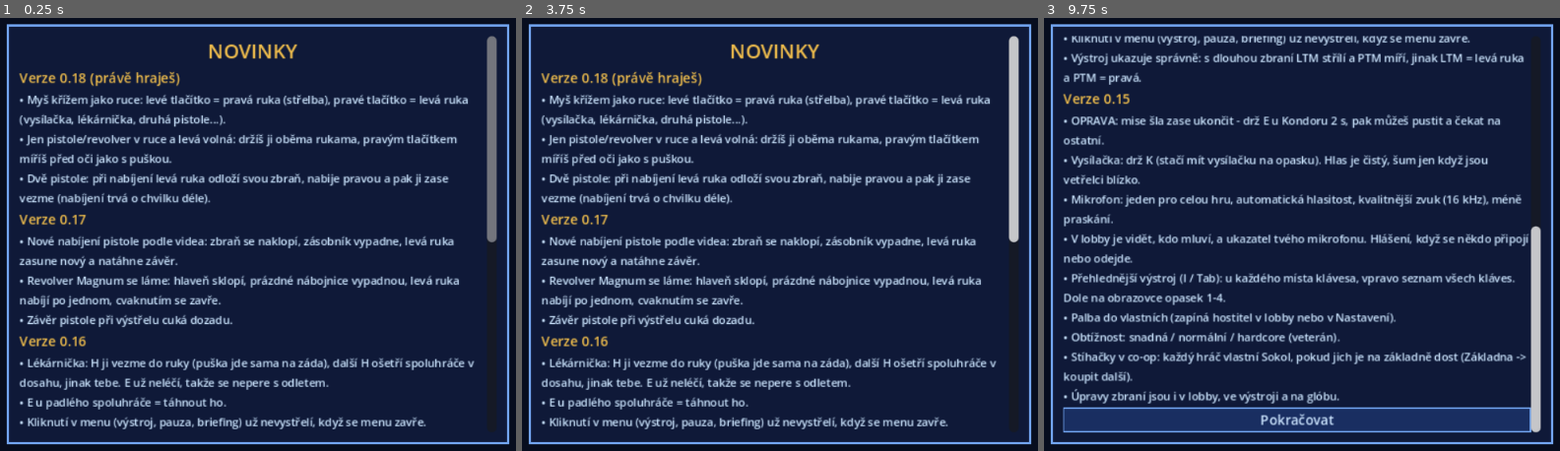
Above: before the commit, frames 1-3 (left to right).
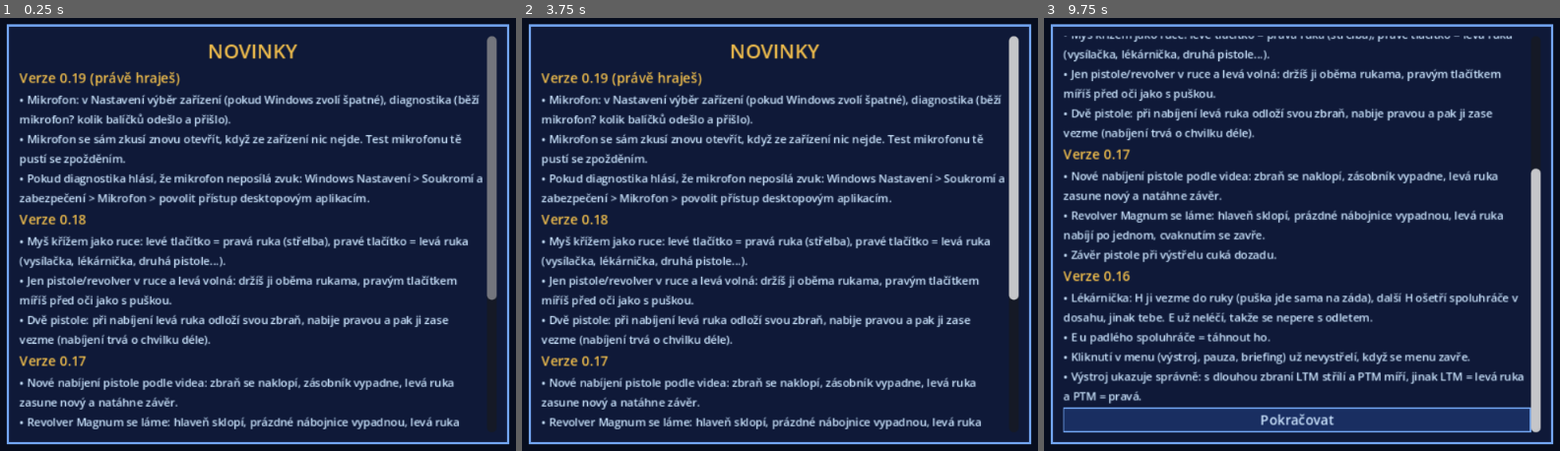
Above: after the commit, the same moments.

Repository: arielistelosbutch/Enemy-Beyond
Game: Godot game, scene res://scenes/Main.tscn
Two runs of this game, one before a commit and one after it. Both use one fixed random seed, a clock stepped at 60 frames per second and the inputs below.
Inputs (mouse positions are in pixels of both pictures, inside the frame that each line leads up to):
- Up to frame 1 (0.25 s): no input
- Up to frame 2 (3.75 s): tap Enter at 0.5, 2, 2.3, 3.5 s; move the mouse to (955, 212) at 0.52 s; press the mouse at (955, 212) at 0.53 s; hold D (move_right) 0.53-1.25 s; tap Space (jump) at 0.77, 1.25, 2.75 s; tap Caps Lock (talk) at 0.8 s; release the mouse at (955, 212) at 1.25 s; drag from (620, 256) to (738, 325) at 1.27 s; move the mouse to (857, 139) at 2.02 s; hold D (move_right) 2.03-2.75 s; hold E (use) 2.03-2.75 s; drag from (738, 325) to (542, 169) at 2.77 s; move the mouse to (1017, 303) at 3.52 s; hold A (move_left) from 3.53 s (still down); hold Right mouse button (aim) from 3.53 s (still down)
- Up to frame 3 (9.75 s): tap Space (jump) at 3.77, 4.25, 6.77 s; tap Caps Lock (talk) at 3.8 s; tap R (reload) at 4.15 s; release A (move_left) at 4.25 s; release Right mouse button (aim) at 4.25 s; drag from (1064, 169) to (1183, 126) at 4.27 s; move the mouse to (1343, 234) at 5.02 s; hold S (move_back) 5.03-5.75 s; hold Enter 5.03-5.75 s; tap 2 (belt2) at 5.1 s; click (1343, 234) at 5.17 s; drag from (1183, 126) to (1142, 256) at 5.77 s; move the mouse to (1477, 212) at 6.52 s; hold W (move_forward) 6.53-7.25 s; hold Caps Lock (talk) 6.53-7.25 s; tap 4 (belt4) at 6.6 s; drag from (1142, 256) to (1260, 325) at 7.27 s; move the mouse to (1379, 139) at 8.02 s; press the mouse at (1379, 139) at 8.03 s; hold S (move_back) 8.03-8.75 s; tap Enter at 8.3 s; release the mouse at (1379, 139) at 8.75 s; drag from (1260, 325) to (1064, 169) at 8.77 s; move the mouse to (1539, 303) at 9.52 s; hold W (move_forward) from 9.53 s (still down); hold Caps Lock (talk) from 9.53 s (still down); tap F (flashlight) at 9.6 s; click (1539, 303) at 9.67 s

The runs differ from the first frame. In frame 1, 14% of the frame differs, in the area x 3-97%, y 13-95%; in frame 2, 14%; in frame 3, 21%, in the area x 3-97%, y 4-90%.

Commit message:
Enemy Beyond 0.19: diagnostika a výběr mikrofonu, opakované otevření, tichá sběrnice místo ztlumené
Co-Authored-By: Claude Opus 5.5 <noreply@anthropic.com>
Claude-Session: https://claude.ai/code/session_01EAk7UDZdciQuxvQV6RdKX6

Diff:
--- a/changelog.json
+++ b/changelog.json
@@ -1,4 +1,9 @@
 {
+ "0.19": [
+  "Mikrofon: v Nastavení výběr zařízení (pokud Windows zvolí špatné), diagnostika (běží mikrofon? kolik balíčků odešlo a přišlo).",
+  "Mikrofon se sám zkusí znovu otevřít, když ze zařízení nic nejde. Test mikrofonu tě pustí se zpožděním.",
+  "Pokud diagnostika hlásí, že mikrofon neposílá zvuk: Windows Nastavení > Soukromí a zabezpečení > Mikrofon > povolit přístup desktopovým aplikacím."
+ ],
  "0.18": [
   "Myš křížem jako ruce: levé tlačítko = pravá ruka (střelba), pravé tlačítko = levá ruka (vysílačka, lékárnička, druhá pistole...).",
   "Jen pistole/revolver v ruce a levá volná: držíš ji oběma rukama, pravým tlačítkem míříš před oči jako s puškou.",
--- a/scripts/boot.gd
+++ b/scripts/boot.gd
@@ -8,7 +8,7 @@
 const UPDATE_PCK := "user://update.pck"
 const UPDATE_INFO := "user://update.json"
 ## The version built into this .exe (the update must be newer to be used).
-const BUILD_VERSION := "0.18"
+const BUILD_VERSION := "0.19"
 
 var update_version := ""
 
--- a/scripts/game.gd
+++ b/scripts/game.gd
@@ -2,8 +2,8 @@
 ## Enemy Beyond - global state: controls, the mercenary's profile, item rules,
 ## shared materials and sounds.
 
-const VERSION := "0.18 prototyp"
-const VERSION_NUM := "0.18"
+const VERSION := "0.19 prototyp"
+const VERSION_NUM := "0.19"
 
 # ---- items (like UFO: every item has weight; hands, belt and backpack hold them) ----
 const ITEMS := {
@@ -418,6 +418,7 @@
 		mic_gate = cf.get_value("voice", "gate", 0.03)
 		mimic_ok = cf.get_value("voice", "mimic", true)
 		mic_gain = cf.get_value("voice", "gain", 1.0)
+		mic_device = cf.get_value("voice", "device", "")
 		friendly_fire = cf.get_value("game", "friendly_fire", true)
 		music_volume = cf.get_value("game", "music_volume", 0.7)
 		tactical_music = cf.get_value("game", "tactical_music", false)
@@ -441,6 +442,7 @@
 	cf.set_value("voice", "gate", mic_gate)
 	cf.set_value("voice", "mimic", mimic_ok)
 	cf.set_value("voice", "gain", mic_gain)
+	cf.set_value("voice", "device", mic_device)
 	cf.set_value("game", "friendly_fire", friendly_fire)
 	cf.set_value("game", "music_volume", music_volume)
 	cf.set_value("game", "tactical_music", tactical_music)
@@ -548,6 +550,7 @@
 var mic_gate := 0.03       # voice activation threshold (open mic)
 var friendly_fire := true   # host's choice: bullets hit teammates too
 var mic_gain := 1.0        # own microphone loudness (x0.5 .. x4)
+var mic_device := ""       # input device name ("" = system default)
 var mic_level := 0.0       # live level for the meter (set by whoever reads the mic)
 var voice_volumes := {}    # teammate name -> 0..2 (how loud I hear them)
 func peer_volume(player_name: String) -> float:
--- a/scripts/hud.gd
+++ b/scripts/hud.gd
@@ -901,12 +901,42 @@
 	meter.custom_minimum_size = Vector2(200, 6)
 	meter.add_theme_stylebox_override("fill", _meter_fill())
 	box.add_child(meter)
+	var lv: Node = Net.get_node_or_null("LobbyVoice")
+	# which microphone (Windows sometimes picks a wrong or disabled default)
+	var dev := OptionButton.new()
+	dev.focus_mode = Control.FOCUS_NONE
+	dev.add_theme_font_size_override("font_size", 9)
+	dev.clip_text = true
+	dev.custom_minimum_size = Vector2(200, 0)
+	var devs: Array = ["Default"] + Array(AudioServer.get_input_device_list()).filter(func(d): return d != "Default")
+	for i in devs.size():
+		dev.add_item(("Mikrofon: výchozí ve Windows" if devs[i] == "Default" else "Mikrofon: " + String(devs[i])))
+		if (Game.mic_device == "" and devs[i] == "Default") or devs[i] == Game.mic_device:
+			dev.select(i)
+	dev.item_selected.connect(func(i):
+		Game.mic_device = "" if devs[i] == "Default" else String(devs[i])
+		Game.save_settings()
+		if lv: lv.reopen())
+	box.add_child(dev)
+	var diag := Label.new()
+	diag.add_theme_font_size_override("font_size", 8)
+	diag.autowrap_mode = TextServer.AUTOWRAP_WORD
+	diag.custom_minimum_size = Vector2(200, 0)
+	box.add_child(diag)
 	var tick := Timer.new()
 	tick.wait_time = 0.05
 	tick.autostart = true
-	tick.timeout.connect(func(): meter.value = clampf(Game.mic_level * 6.0, 0.0, 1.0))
+	tick.timeout.connect(func():
+		meter.value = clampf(Game.mic_level * 6.0, 0.0, 1.0)
+		if lv:
+			var state := "mikrofon zavřený (otevře se v co-op hře nebo testem)"
+			if lv.mic:
+				if lv.frames_in == 0 and Time.get_ticks_msec() - lv.opened_at > 1500:
+					state = "MIKROFON NEPOSÍLÁ ZVUK - Windows: Nastavení > Soukromí > Mikrofon > povolit desktopovým aplikacím; nebo vyber jiné zařízení výše"
+				else:
+					state = "mikrofon běží (%d vzorků/s)" % lv.frames_in
+			diag.text = "%s\nOdesláno balíčků: %d, přijato: %d" % [state, lv.sent, lv.received])
 	meter.add_child(tick)
-	var lv: Node = Net.get_node_or_null("LobbyVoice")
 	var tb := Button.new()
 	tb.add_theme_font_size_override("font_size", 9)
 	tb.focus_mode = Control.FOCUS_NONE
--- a/scripts/lobby_voice.gd
+++ b/scripts/lobby_voice.gd
@@ -18,6 +18,16 @@
 var talking := false
 var _mission_feed := PackedFloat32Array()   # what the mission's Voice takes each frame
 var _agc := 1.0                              # automatic gain: quiet mics get louder, loud ones calmer
+# diagnostics for the settings screen: is the microphone delivering, is anything going out / coming in
+var frames_in := 0          # raw microphone frames in the last second
+var _frames_acc := 0
+var _stat_t := 0.0
+var sent := 0
+var received := 0
+var opened_at := 0
+var _retries := 0
+var _since_open := 0
+var dbg_rx := PackedFloat32Array()
 
 func _ready() -> void:
 	name = "LobbyVoice"
@@ -32,7 +42,7 @@
 		return false
 	if testing:
 		return true
-	if Game.voice_mode == "off" or Game.autotest() != "":
+	if Game.voice_mode == "off" or (Game.autotest() != "" and not Game.autotest().begins_with("mic")):
 		return false
 	return Net.is_online() or _in_mission()
 
@@ -47,6 +57,8 @@
 	if want and mic == null:
 		_open()
 	elif not want and mic != null:
+		if Game.autotest() != "":
+			print("[MIC] closing: online=%s mission=%s mode=%s scene=%s" % [Net.is_online(), _in_mission(), Game.voice_mode, get_tree().current_scene.name if get_tree().current_scene else "-"])
 		mic.queue_free()
 		mic = null
 		capture = null
@@ -56,6 +68,18 @@
 		return
 	var fresh := PackedFloat32Array()
 	var n := capture.get_frames_available() if capture else 0
+	_frames_acc += n
+	# Windows sometimes opens the device silently dead: try again a few times
+	_since_open += n
+	if _since_open == 0 and Time.get_ticks_msec() - opened_at > 2500 and _retries < 3:
+		_retries += 1
+		reopen()
+		return
+	_stat_t += delta
+	if _stat_t >= 1.0:
+		frames_in = int(_frames_acc / _stat_t)
+		_frames_acc = 0
+		_stat_t = 0.0
 	if n > 0:
 		var buf := capture.get_buffer(n)
 		var ratio := AudioServer.get_mix_rate() / float(Voice.RATE)
@@ -99,6 +123,7 @@
 		var part := _acc.slice(0, chunk)
 		_acc = _acc.slice(chunk)
 		_lobby_voice.rpc(Voice.encode(part))
+		sent += 1
 
 ## Automatic level: speech brought to a steady loudness (target RMS ~0.12), hiss below
 ## the gate is not pumped up, a soft limiter keeps shouts from clipping.
@@ -122,12 +147,30 @@
 		out[i] = x / (1.0 + absf(x) * 0.6)       # soft limiter
 	return out
 
+## The microphone the player picked in the settings (or the system default).
+static func apply_device() -> void:
+	var want: String = Game.mic_device
+	if want != "" and want in AudioServer.get_input_device_list():
+		AudioServer.input_device = want
+	else:
+		AudioServer.input_device = "Default"
+
+## Close and reopen (after choosing another device).
+func reopen() -> void:
+	if mic:
+		mic.queue_free()
+		mic = null
+		capture = null
+
 func _open() -> void:
+	apply_device()
+	opened_at = Time.get_ticks_msec()
+	_since_open = 0
 	if AudioServer.get_bus_index("Mic") < 0:
 		AudioServer.add_bus()
 		var i := AudioServer.bus_count - 1
 		AudioServer.set_bus_name(i, "Mic")
-		AudioServer.set_bus_mute(i, true)
+		AudioServer.set_bus_volume_db(i, -80.0)   # silent, but the capture still hears it (some systems give a muted bus nothing)
 		var cap := AudioEffectCapture.new()
 		cap.buffer_length = 0.6      # a slow frame (map loading) must not lose speech
 		AudioServer.add_bus_effect(i, cap)
@@ -172,6 +215,7 @@
 	if _in_mission():
 		return
 	var from := multiplayer.get_remote_sender_id()
+	received += 1
 	if not _chan.has(from) or not is_instance_valid(_chan[from]["player"]):
 		var ap := AudioStreamPlayer.new()
 		var g := AudioStreamGenerator.new()
@@ -192,6 +236,8 @@
 			pb0.push_buffer(pad)
 	ch["last"] = Time.get_ticks_msec()
 	var smp := Voice.decode(bytes)
+	if Game.autotest().begins_with("mic"):
+		dbg_rx.append_array(smp)
 	var fr := PackedVector2Array()
 	fr.resize(smp.size())
 	for i in smp.size():
--- a/scripts/main_menu.gd
+++ b/scripts/main_menu.gd
@@ -965,6 +965,25 @@
 			Game.merc["name"] = "Wingman"
 			await get_tree().create_timer(1.0).timeout
 			Net.join("127.0.0.1", int(Game.cmd_arg("port", str(Net.PORT))))
+		"michost", "micclient":
+			Game.voice_mode = "open"
+			Game.merc["name"] = "Host" if Game.autotest() == "michost" else "Klient"
+			if Game.autotest() == "michost":
+				Net.host(int(Game.cmd_arg("port", str(Net.PORT))))
+			else:
+				await get_tree().create_timer(1.5).timeout
+				Net.join("127.0.0.1", int(Game.cmd_arg("port", str(Net.PORT))))
+			var lv: Node = Net.get_node("LobbyVoice")
+			for i in (8 if Game.autotest() == "micclient" or Game.cmd_arg("tomission", "") != "1" else 5):
+				await get_tree().create_timer(1.0).timeout
+				print("[MIC %s] t=%d open=%s frames/s=%d level=%.3f talking=%s sent=%d received=%d devices=%s" % [Game.autotest(), i, lv.mic != null, lv.frames_in, Game.mic_level, lv.talking, lv.sent, lv.received, AudioServer.get_input_device_list()])
+			if Game.cmd_arg("tomission", "") == "1" and Game.autotest() == "michost":
+				Net.start_mission()
+			if Game.cmd_arg("tomission", "") != "1":
+				var f := FileAccess.open("user://rx_%s.raw" % Game.autotest(), FileAccess.WRITE)
+				f.store_buffer(lv.dbg_rx.to_byte_array())
+				f.close()
+				get_tree().quit()
 		"checkall":
 			for f in DirAccess.get_files_at("res://scripts"):
 				if f.ends_with(".gd"):
--- a/scripts/voice.gd
+++ b/scripts/voice.gd
@@ -30,6 +30,8 @@
 var _rms := 0.0
 var _chan := {}                  # peer -> {near, radio, pb_near, pb_radio, last}
 var _test_feed := PackedFloat32Array()   # autotest: fake microphone input at RATE
+var _dbg_t := 0.0
+var _dbg_n := 0
 var speakers := {}               # name -> seconds since heard (for the HUD)
 
 # ---- host: mimicry -----------------------------------------------------------------------
@@ -59,7 +61,7 @@
 		AudioServer.add_bus()
 		var i := AudioServer.bus_count - 1
 		AudioServer.set_bus_name(i, "Mic")
-		AudioServer.set_bus_mute(i, true)
+		AudioServer.set_bus_volume_db(i, -80.0)   # silent, but the capture still hears it (some systems give a muted bus nothing)
 		var cap := AudioEffectCapture.new()
 		cap.buffer_length = 0.6
 		AudioServer.add_bus_effect(i, cap)
@@ -99,6 +101,15 @@
 func _process(delta: float) -> void:
 	var me: Node = mission.local_player()
 	_capture(delta, me)
+	if Game.autotest().begins_with("mic"):
+		_dbg_t += delta
+		if _dbg_t > 2.0:
+			_dbg_t = 0.0
+			var lv: Node = Net.get_node("LobbyVoice")
+			if true:
+				pass
+			print("[MIC-MISSION %s] raw/s=%d samples/2s=%d fps=%d talking=%s radio=%s sent=%d received=%d level=%.3f go=%s" % [Game.autotest(), lv.frames_in, _dbg_n, Engine.get_frames_per_second(), talking, on_radio, lv.sent, lv.received, Game.mic_level, mission.go])
+			_dbg_n = 0
 	if multiplayer.is_server() and not mission.finished:
 		_mimic_tick(delta)
 		_dead_radio_tick()
@@ -118,6 +129,7 @@
 	var lv: Node = Net.get_node_or_null("LobbyVoice")
 	if lv:
 		fresh = lv.take_for_mission()
+	_dbg_n += fresh.size()
 	if not _test_feed.is_empty():
 		var k := mini(_test_feed.size(), int(RATE * delta) + 1)
 		fresh.append_array(_test_feed.slice(0, k))
@@ -159,12 +171,16 @@
 		_acc = _acc.slice(int(RATE * CHUNK))
 		var bytes := encode(part)
 		_voice.rpc(bytes, on_radio, Game.mimic_ok)
+		var lv0: Node = Net.get_node_or_null("LobbyVoice")
+		if lv0: lv0.sent += 1
 		if multiplayer.is_server() and Game.mimic_ok:
 			_store(1, bytes)
 
 @rpc("any_peer", "unreliable_ordered")
 func _voice(bytes: PackedByteArray, radio: bool, may_mimic: bool) -> void:
 	var from := multiplayer.get_remote_sender_id()
+	var lv0: Node = Net.get_node_or_null("LobbyVoice")
+	if lv0: lv0.received += 1
 	if multiplayer.is_server() and may_mimic:
 		_store(from, bytes)
 	_play(from, bytes, radio)
@@ -410,7 +426,7 @@
 	out.resize(smp.size())
 	var k := 1.0 / log(256.0)
 	for i in smp.size():
-		var x := clampf(smp[i] * 1.6, -1.0, 1.0)   # a little gain: mics are quiet
+		var x := clampf(smp[i] * 1.2, -1.0, 1.0)   # a little gain (the level is already evened out)
 		var m := log(1.0 + 255.0 * absf(x)) * k
 		var b := int(m * 127.0)
 		if x < 0:
--- a/update/version.json
+++ b/update/version.json
@@ -1 +1 @@
-{"version": "0.18", "min_build": "0.13", "pck": "https://raw.githubusercontent.com/arielistelosbutch/Enemy-Beyond/main/update/enemy_beyond_0.18.pck", "zip": "https://github.com/arielistelosbutch/Enemy-Beyond/raw/main/hratelny-test/EnemyBeyond-0.18-windows.zip"}
+{"version": "0.19", "min_build": "0.13", "pck": "https://raw.githubusercontent.com/arielistelosbutch/Enemy-Beyond/main/update/enemy_beyond_0.19.pck", "zip": "https://github.com/arielistelosbutch/Enemy-Beyond/raw/main/hratelny-test/EnemyBeyond-0.19-windows.zip"}
Not shown, removed: hratelny-test/EnemyBeyond-0.18-windows.zip
Not shown, added: hratelny-test/EnemyBeyond-0.19-windows.zip
Not shown, removed: update/enemy_beyond_0.18.pck
Not shown, added: update/enemy_beyond_0.19.pck
